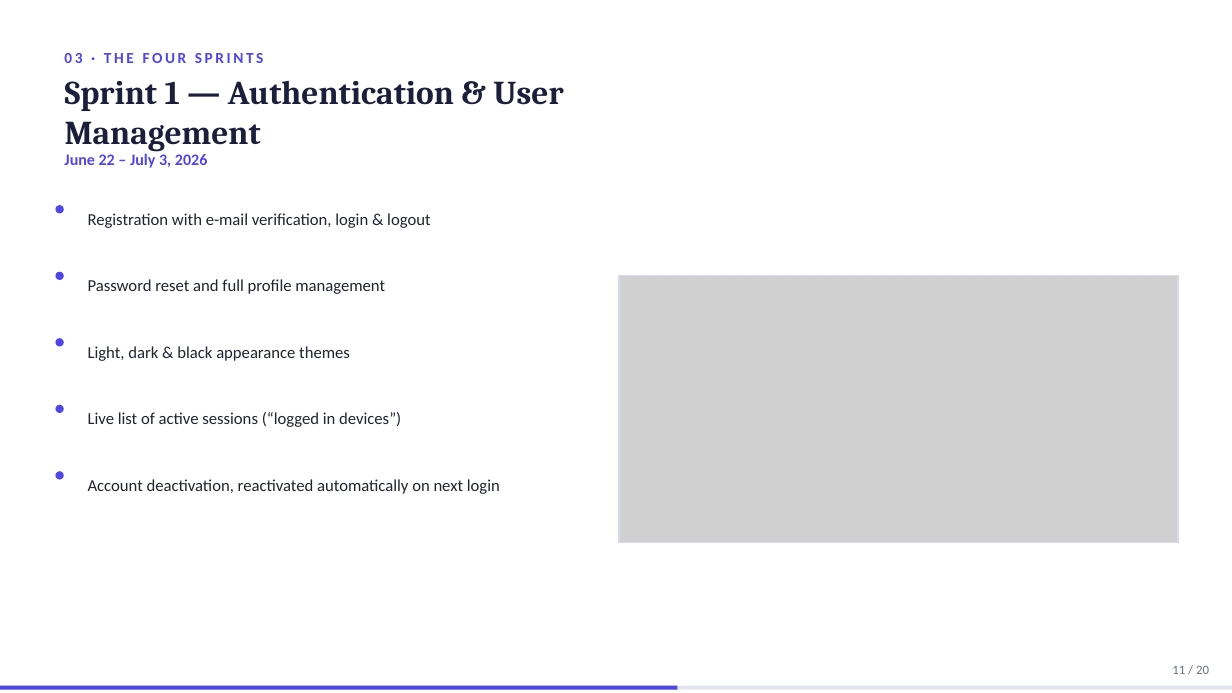
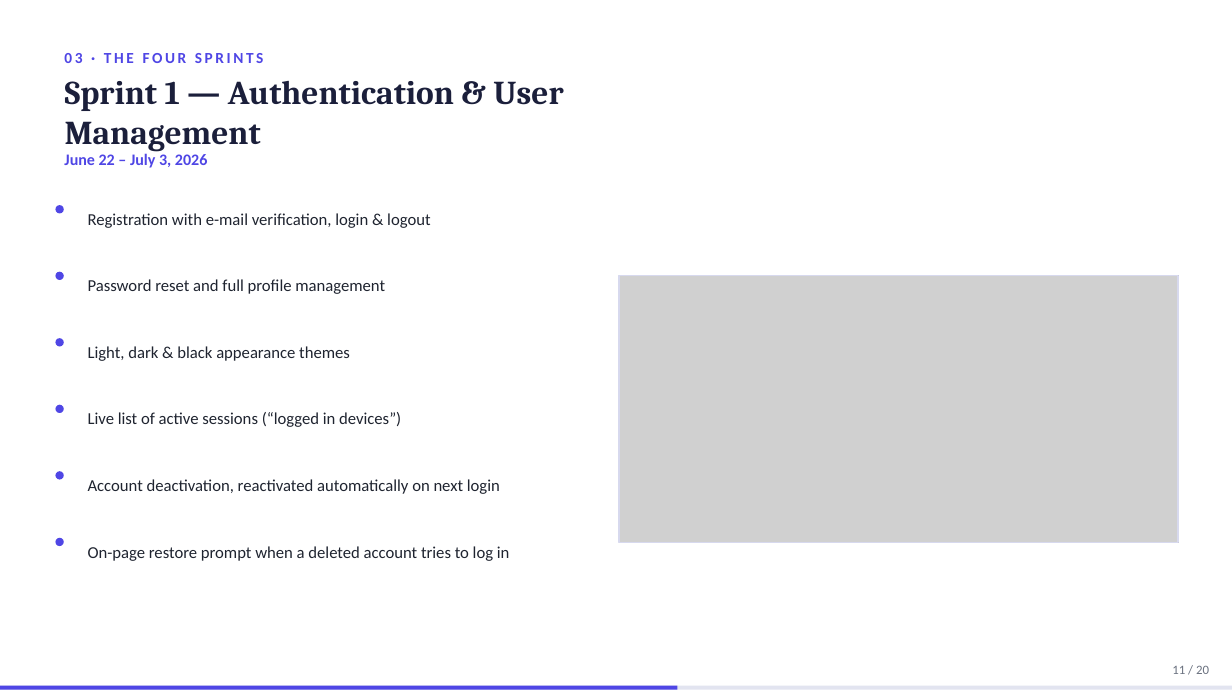
Before and after one commit to domdomxy/synkro, a slide deck: slide 11 of Synkro_PFA_Defense.pptx. Drawn at 1232x693 pixels with LibreOffice and Linux fonts; fonts in the diff are those of the drawing; grey boxes stand for pictures. Boxes give left, top, right and bottom in pixels: in the first picture for what was removed or moved away, otherwise in the second. Text is boxed around its words. In the diff, an @@ line names an element or a change of style, - is before the commit and + after.

```diff
--- a/Synkro_PFA_Defense.pptx
+++ b/Synkro_PFA_Defense.pptx
@@ ellipse added at (55,538,64,546), fill #4F46E5 @@
@@ text added at (88,546,510,561), 13 pt, text #1F2430 @@
+On-page restore prompt when a deleted account tries to log in
```
Also in this commit, not shown: 3 other files.
